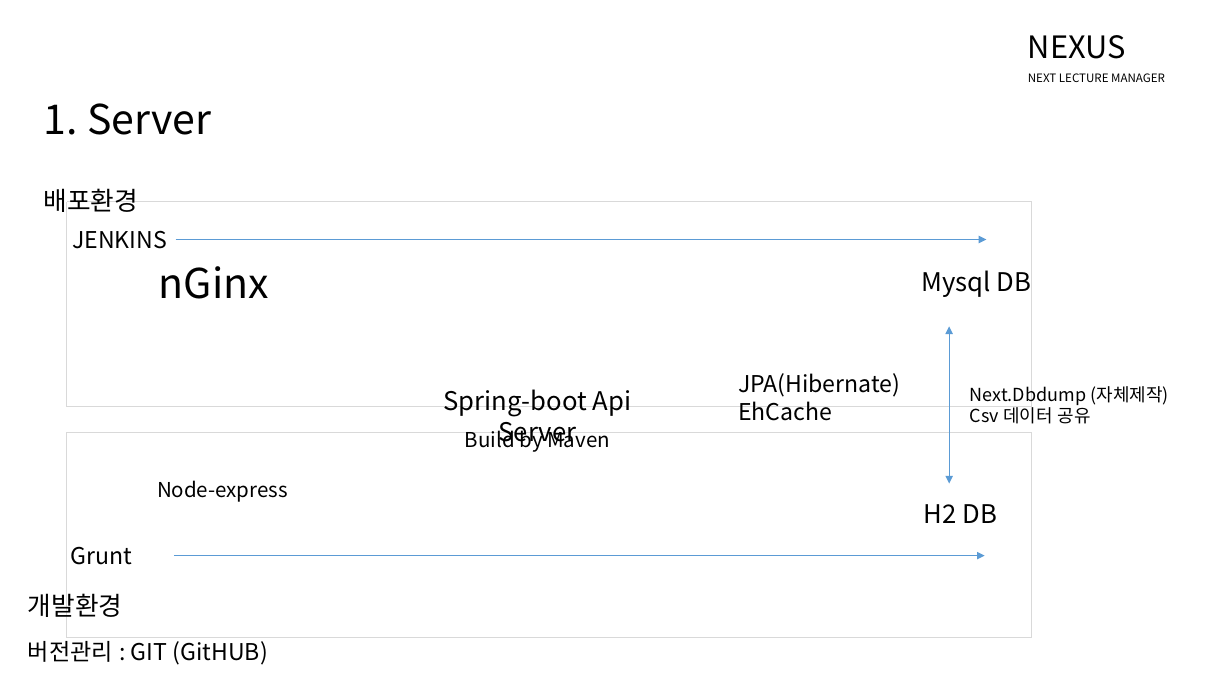
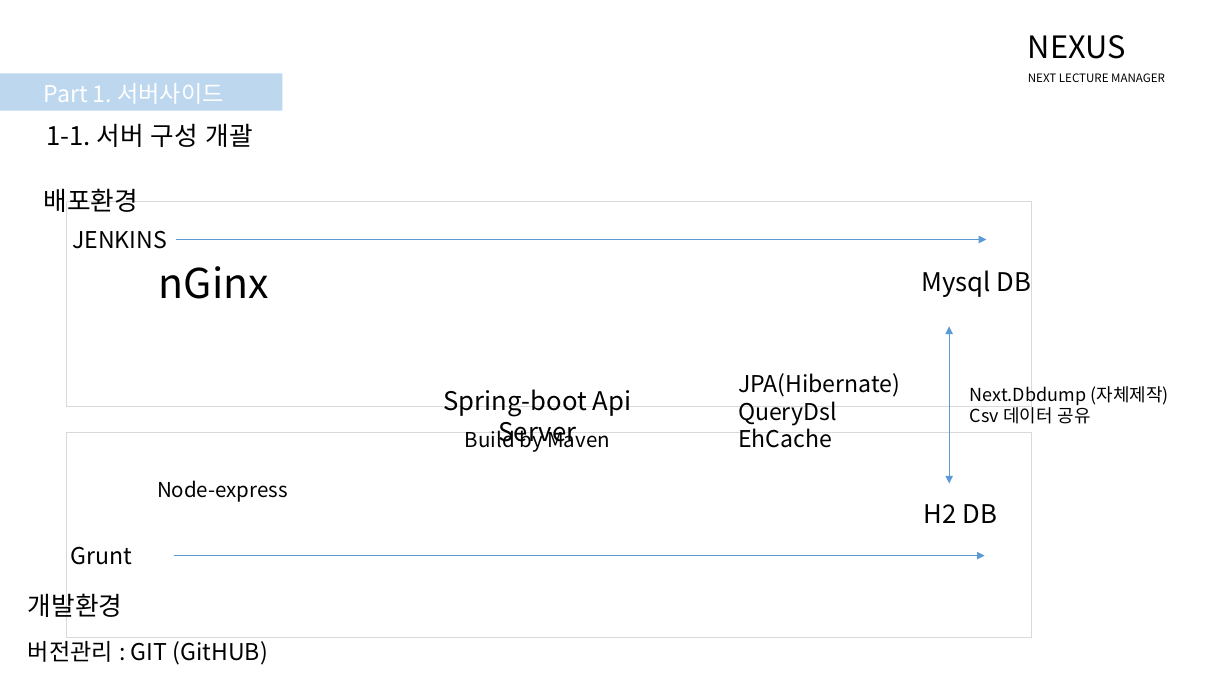
Before and after one commit to NHNNEXT/2015-03-REAL-TUTU, a slide deck: slide 25 of Nexus.pptx (slide 19 before the commit). Drawn at 1232x693 pixels with LibreOffice and Linux fonts; fonts in the diff are those of the drawing. Boxes give left, top, right and bottom in pixels: in the first picture for what was removed or moved away, otherwise in the second. Text is boxed around its words. In the diff, an @@ line names an element or a change of style, - is before the commit and + after.

```diff
--- a/Nexus.pptx
+++ b/Nexus.pptx
@@ rectangle added at <box>0,74,282,111</box>, fill #BDD7EE @@
@@ text added at <box>44,83,223,104</box>, 18 pt, text #FFFFFF @@
+Part 1. 서버사이드
@@ text removed at <box>44,103,211,135</box> @@
-1. Server
@@ text added at <box>46,123,252,147</box>, 20 pt, text #000000 @@
+1-1. 서버 구성 개괄
@@ text at <box>738,396,837,425</box>: paragraph added @@
+QueryDsl
```
Also in this commit, not shown: 17 other slides changed, 10 slides added, 2 other files.
